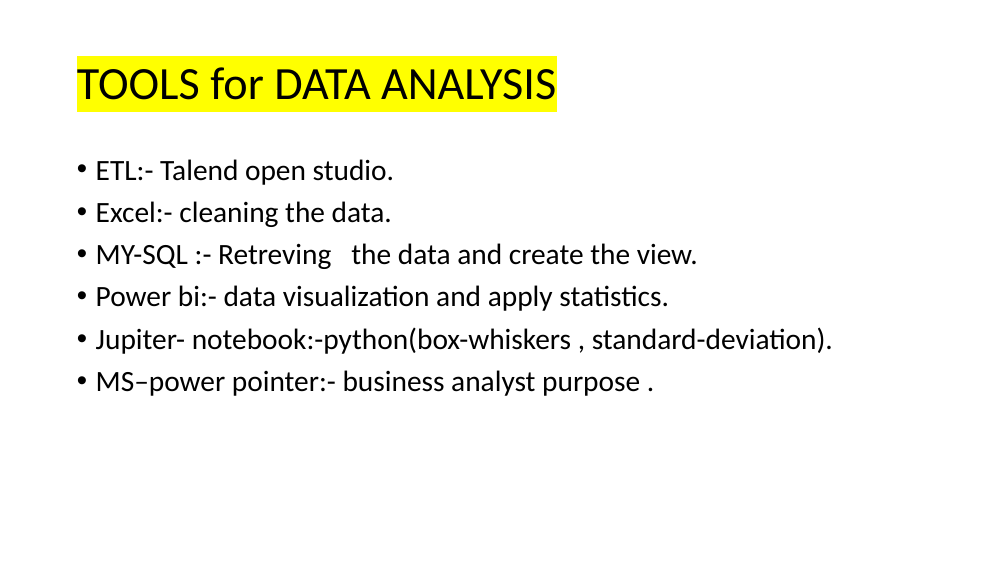
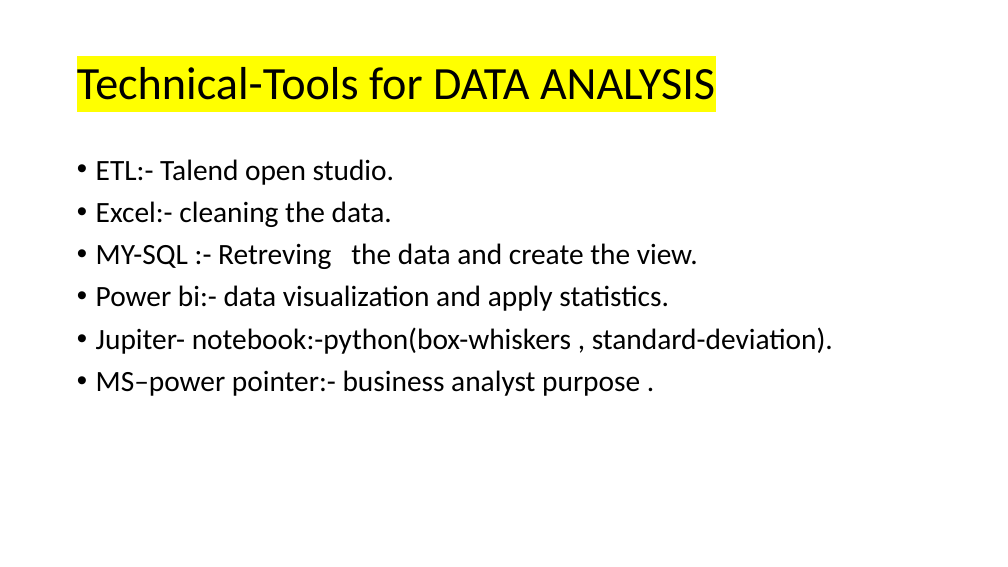
Before and after one commit to ShubhamSinghdata/Data, a slide deck: slide 7 of Entrepreneur [Autosaved].pptx. Drawn at 1008x567 pixels with LibreOffice and Linux fonts; fonts in the diff are those of the drawing. Boxes give left, top, right and bottom in pixels: in the first picture for what was removed or moved away, otherwise in the second. Text is boxed around its words. In the diff, an @@ line names an element or a change of style, - is before the commit and + after.

```diff
--- a/Entrepreneur [Autosaved].pptx
+++ b/Entrepreneur [Autosaved].pptx
@@ title at box(77, 67, 715, 100): text changed @@
-TOOLS for DATA ANALYSIS
+Technical-Tools for DATA ANALYSIS
```
Also in this commit, not shown: 2 other slides changed, 3 other files.
